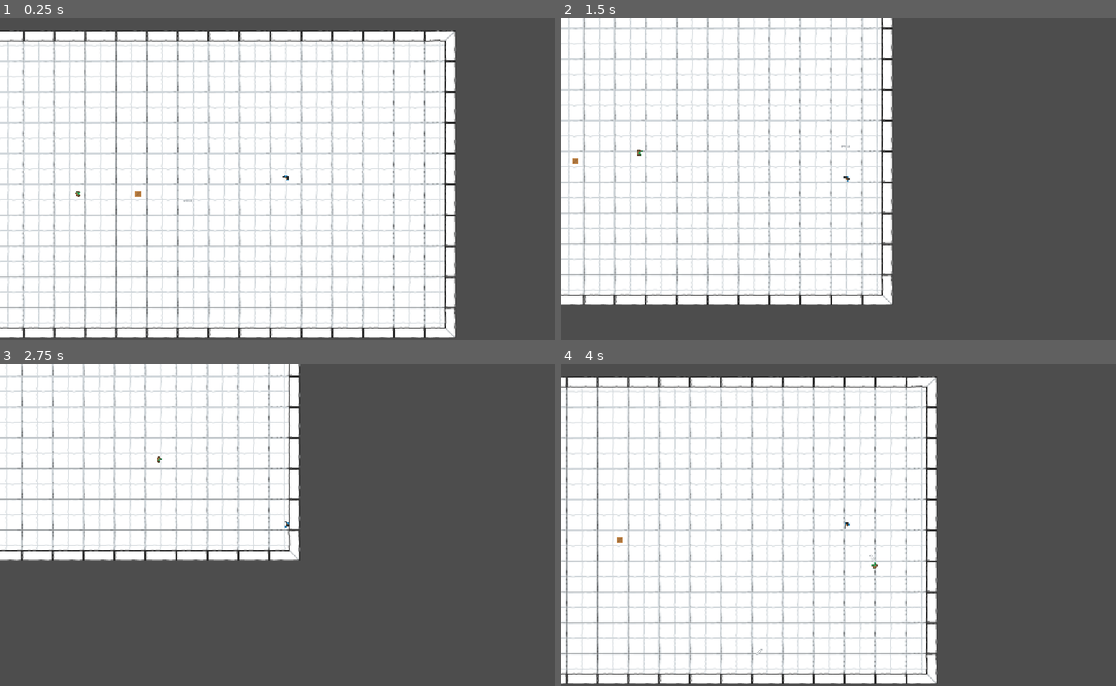
Above: before the commit, frames 1-4 (two rows, left to right).
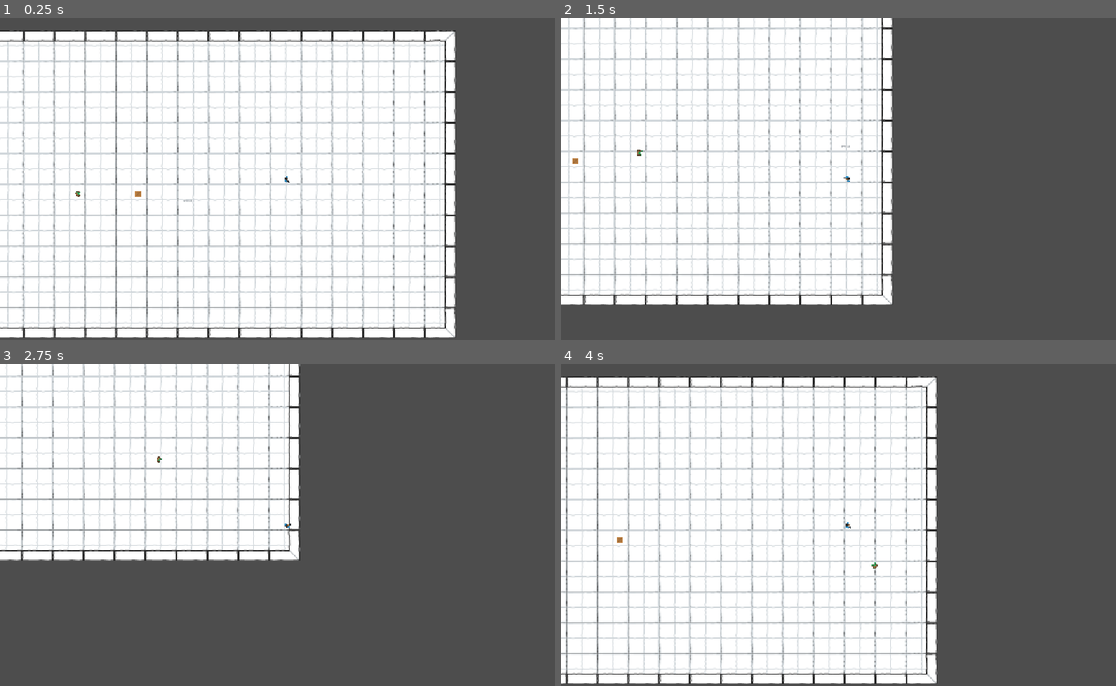
Above: after the commit, the same moments.

Repository: Frickerson/Brackeys_2026.2
Game: Godot game, scene res://Game/Levels/BasicLevel.tscn
Same seed, same stepped clock (60 frames per second), same inputs: the game is played once before the commit and once after it.
Inputs (mouse positions are in pixels of both pictures, inside the frame that each line leads up to):
- Up to frame 1 (0.25 s): no input
- Up to frame 2 (1.5 s): move the mouse to (971, 162) at 0.52 s; hold D (Player_Move_Right) 0.53-1.28 s; click (971, 162) at 0.6 s; move the mouse to (733, 195) at 1.27 s; hold S (Player_Move_Down) from 1.28 s (still down); click (733, 195) at 1.35 s
- Up to frame 3 (2.75 s): move the mouse to (344, 454) at 2.02 s; release S (Player_Move_Down) at 2.03 s; hold D (Player_Move_Right) from 2.03 s (still down); click (344, 454) at 2.1 s
- Up to frame 4 (4 s): move the mouse to (821, 589) at 2.77 s; release D (Player_Move_Right) at 2.78 s; hold W (Player_Move_Up) 2.78-3.53 s; click (821, 589) at 2.85 s; move the mouse to (1021, 573) at 3.52 s; hold A (Player_Move_Left) from 3.53 s (still down); click (1021, 573) at 3.6 s

The runs differ from the first frame. In frame 1, less than 0.1% of the frame differs, in the area x 50-53%, y 48-52%; in frame 2, less than 0.1%; in frame 3, less than 0.1%; in frame 4, less than 0.1%, in the area x 35-57%, y 49-91%.

Commit message:
Fix player rotation

Diff:
--- a/Game/Objects/Player/Player.gd
+++ b/Game/Objects/Player/Player.gd
@@ -7,6 +7,7 @@
 @export var BobDifference: float = 0.1
 @export var DefaultWeapon: PackedScene
 @export var AttackLocation: Node2D
+@export var Camera: Camera2D
 
 var EquippedWeapon: Weapon = null
 var IsMoving: bool = false
@@ -27,7 +28,7 @@
 
 	move_and_slide()
 
-	var mouse_position = get_viewport().get_mouse_position()
+	var mouse_position = Camera.get_global_mouse_position()
 	var direction = mouse_position - position
 	rotation = direction.angle()
 
--- a/Game/Objects/Player/Player.tscn
+++ b/Game/Objects/Player/Player.tscn
@@ -11,11 +11,12 @@
 atlas = ExtResource("3_bupal")
 region = Rect2(512, 16, 16, 16)
 
-[node name="Player" type="CharacterBody2D" unique_id=1713415423 node_paths=PackedStringArray("AttackLocation")]
+[node name="Player" type="CharacterBody2D" unique_id=1713415423 node_paths=PackedStringArray("AttackLocation", "Camera")]
 script = ExtResource("1_5anc7")
 MoveSpeed = 20000.0
 DefaultWeapon = ExtResource("2_g70qv")
 AttackLocation = NodePath("CollisionShape2D/Sprite2D/AttackLocation")
+Camera = NodePath("Camera2D")
 
 [node name="CollisionShape2D" type="CollisionShape2D" parent="." unique_id=1653081082]
 shape = SubResource("CircleShape2D_bu7o8")
